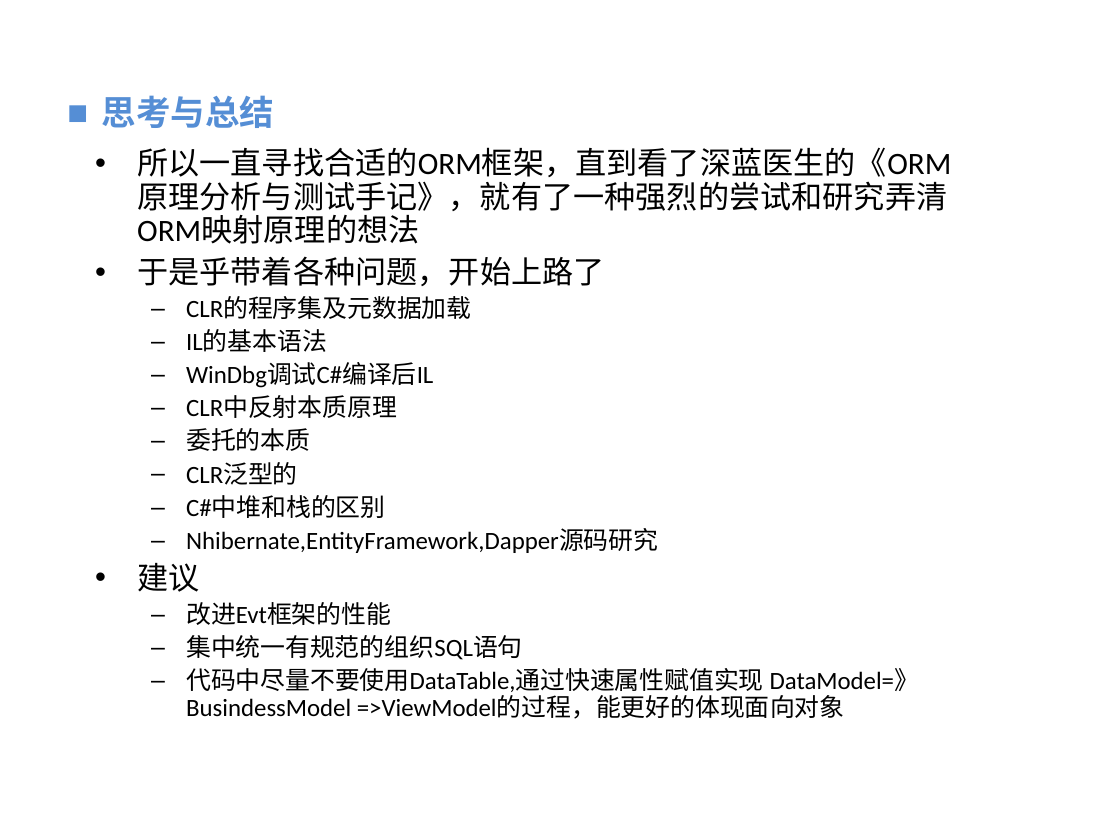
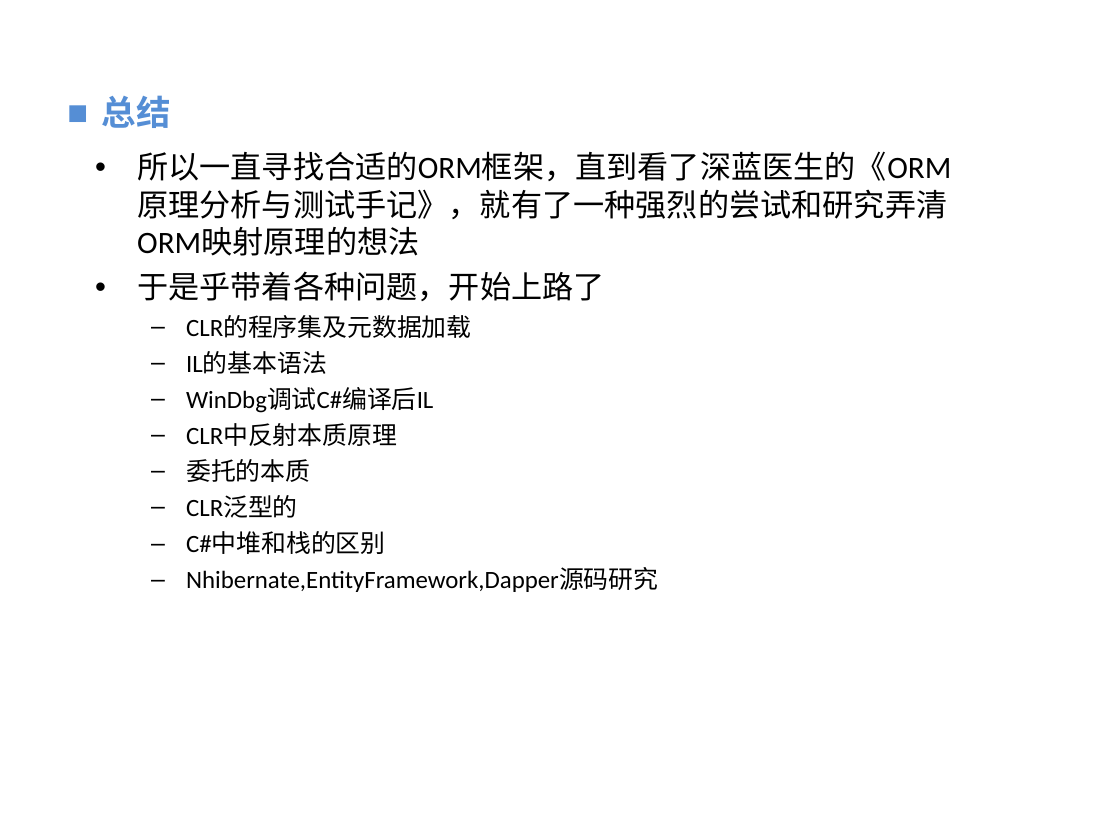
Before and after one commit to vaik/Documents, a slide deck: slide 18 of 我的分享/反射、委托、泛型的理解与应用分享.ppt. Drawn at 1120x840 pixels with LibreOffice and Linux fonts; fonts in the diff are those of the drawing; background and template pictures are left out. Boxes give left, top, right and bottom in pixels: in the first picture for what was removed or moved away, otherwise in the second. Text is boxed around its words. In the diff, an @@ line names an element or a change of style, - is before the commit and + after.

```diff
--- a/我的分享/反射、委托、泛型的理解与应用分享.ppt
+++ b/我的分享/反射、委托、泛型的理解与应用分享.ppt
@@ text at (x1=102, y1=95, x2=171, y2=128): text changed @@
-■ 思考与总结
+■ 总结
@@ text "所以一直寻找合适的ORM框架，直到看了深蓝医生的《ORM原理分析与测试手记》，就有了一种强烈的尝试和研究弄清ORM映射原 ..." at (x1=137, y1=151, x2=951, y2=592): line spacing 0.9 to 1 @@
@@ text at (x1=137, y1=563, x2=919, y2=719): paragraphs removed @@
-• 建议
-  – 改进Evt框架的性能
-  – 集中统一有规范的组织SQL语句
-  – 代码中尽量不要使用DataTable,通过快速属性赋值实现 DataModel=》BusindessModel =>ViewModel的过程，能更好的体现面向对象
```
Also in this commit, not shown: 9 other slides changed.
